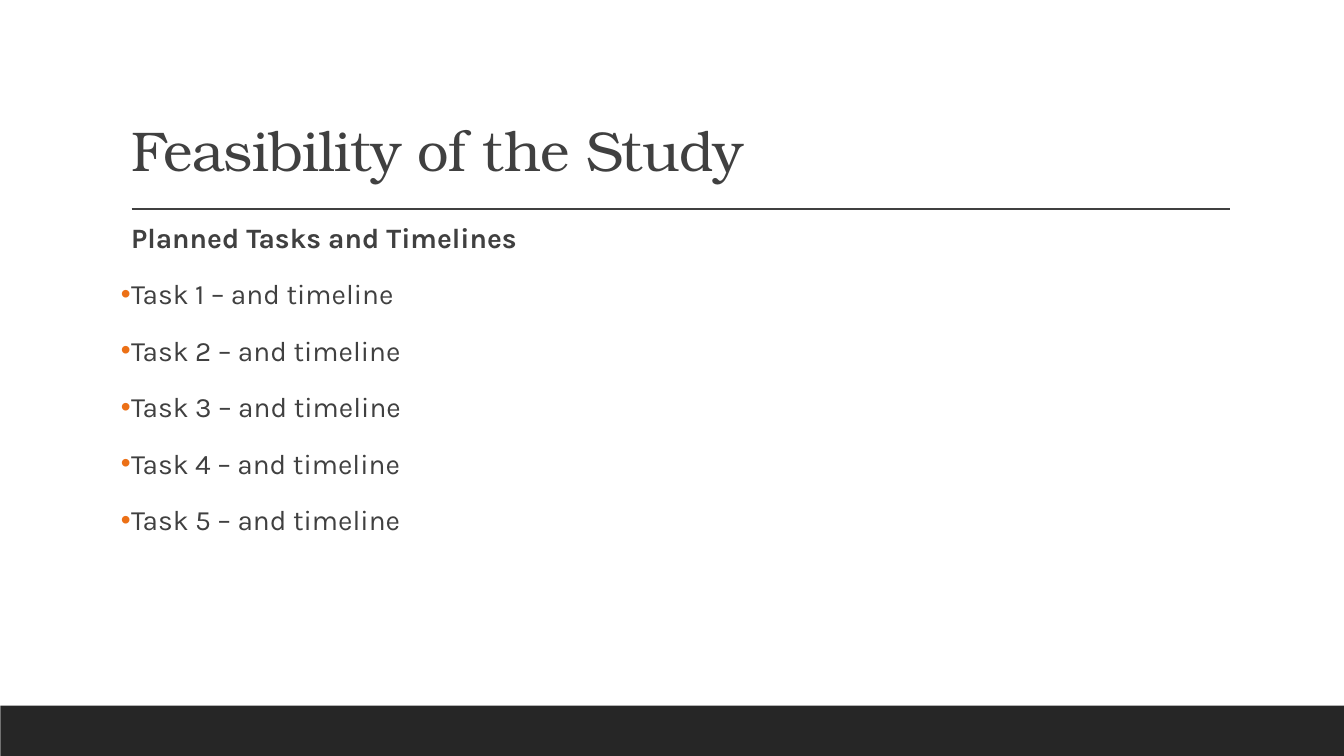
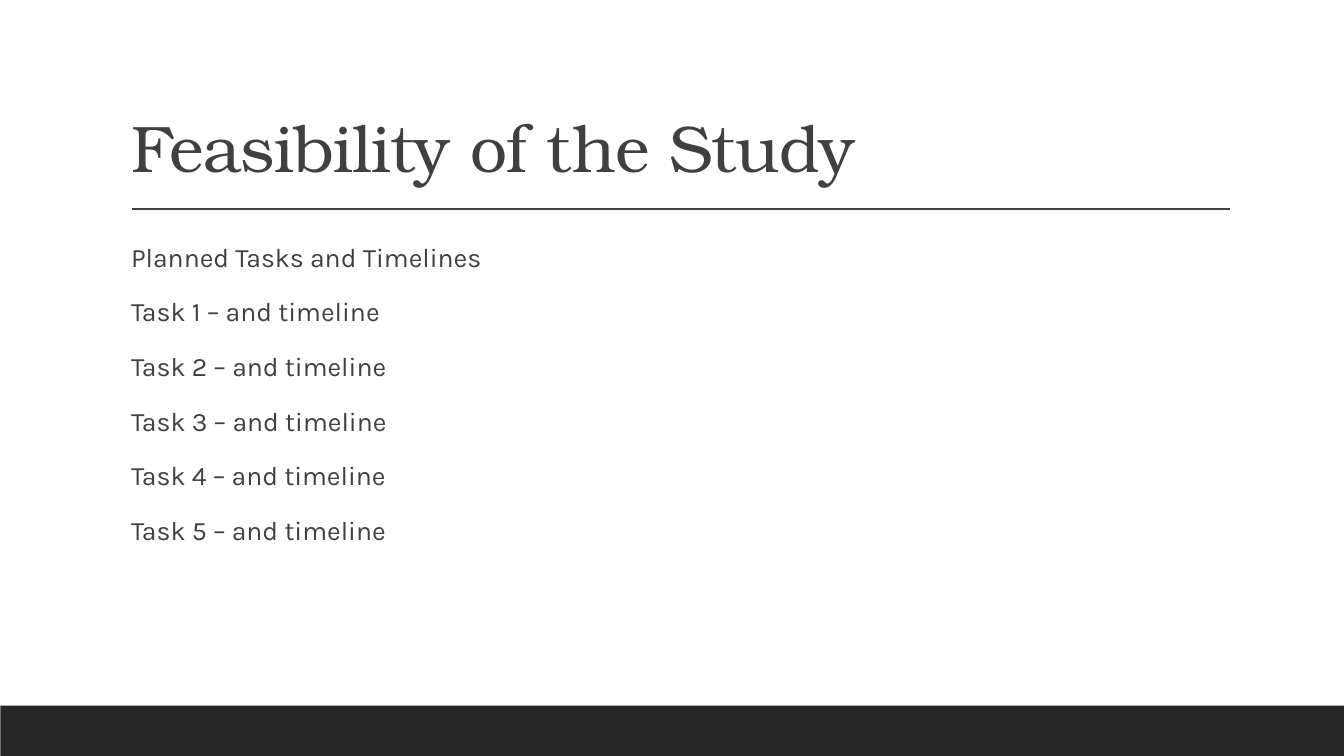
Before and after one commit to JackDaedalus/ResearchDesignCA1, a slide deck: slide 5 of Resarch Des and Prop Wrt TU060_2 DS Ciaran Finnegan d21124026 cf v1-2 161022.pptx. Drawn at 1344x756 pixels with LibreOffice and Linux fonts; fonts in the diff are those of the drawing. Boxes give left, top, right and bottom in pixels: in the first picture for what was removed or moved away, otherwise in the second. Text is boxed around its words. In the diff, an @@ line names an element or a change of style, - is before the commit and + after.

```diff
--- a/Resarch Des and Prop Wrt TU060_2 DS Ciaran Finnegan d21124026 cf v1-2 161022.pptx
+++ b/Resarch Des and Prop Wrt TU060_2 DS Ciaran Finnegan d21124026 cf v1-2 161022.pptx
@@ title "Feasibility of the Study" at <box>131,123,855,188</box>: size 40 to 47 pt @@
@@ text "Planned Tasks and Timelines": place and size @@
-text "Planned Tasks and Timelines" at <box>131,228,516,531</box>
+text "Planned Tasks and Timelines" at <box>131,248,482,541</box>
@@ text "Planned Tasks and Timelines" at <box>131,248,482,541</box>: size 20 to 19 pt; bold off in "Planned Tasks and Timelines"; bullet • to   @@
```
